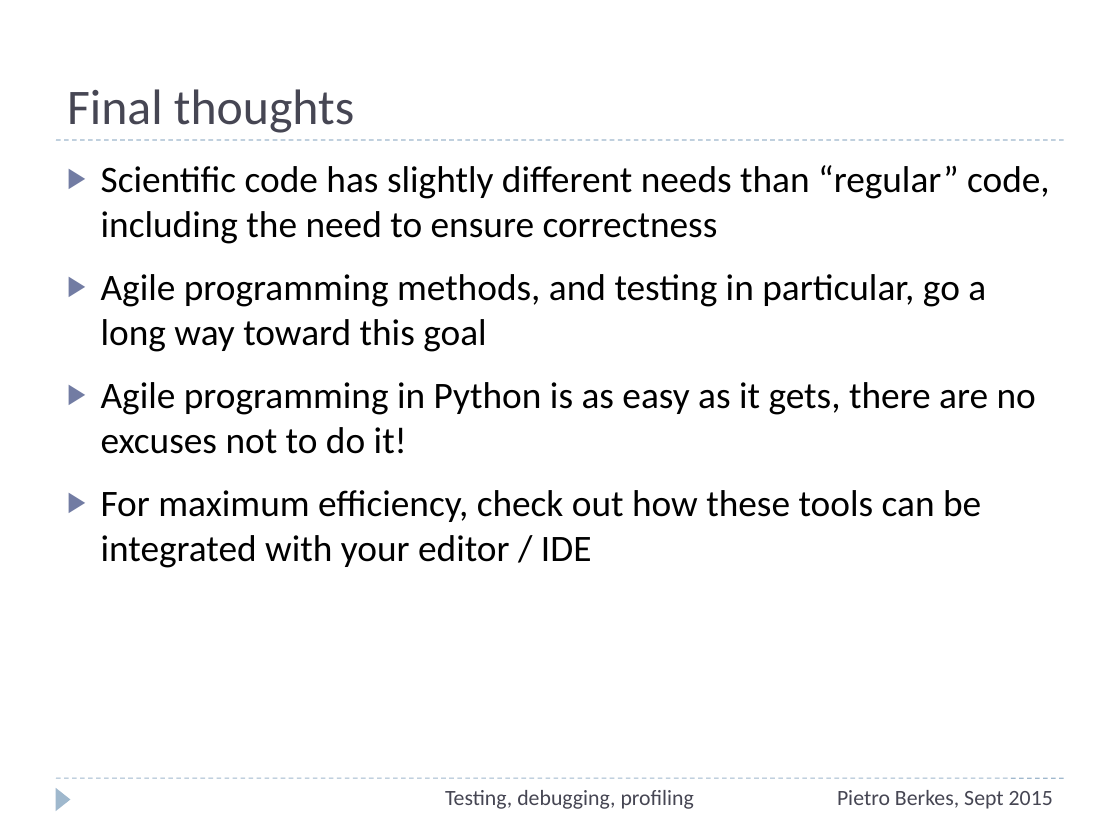
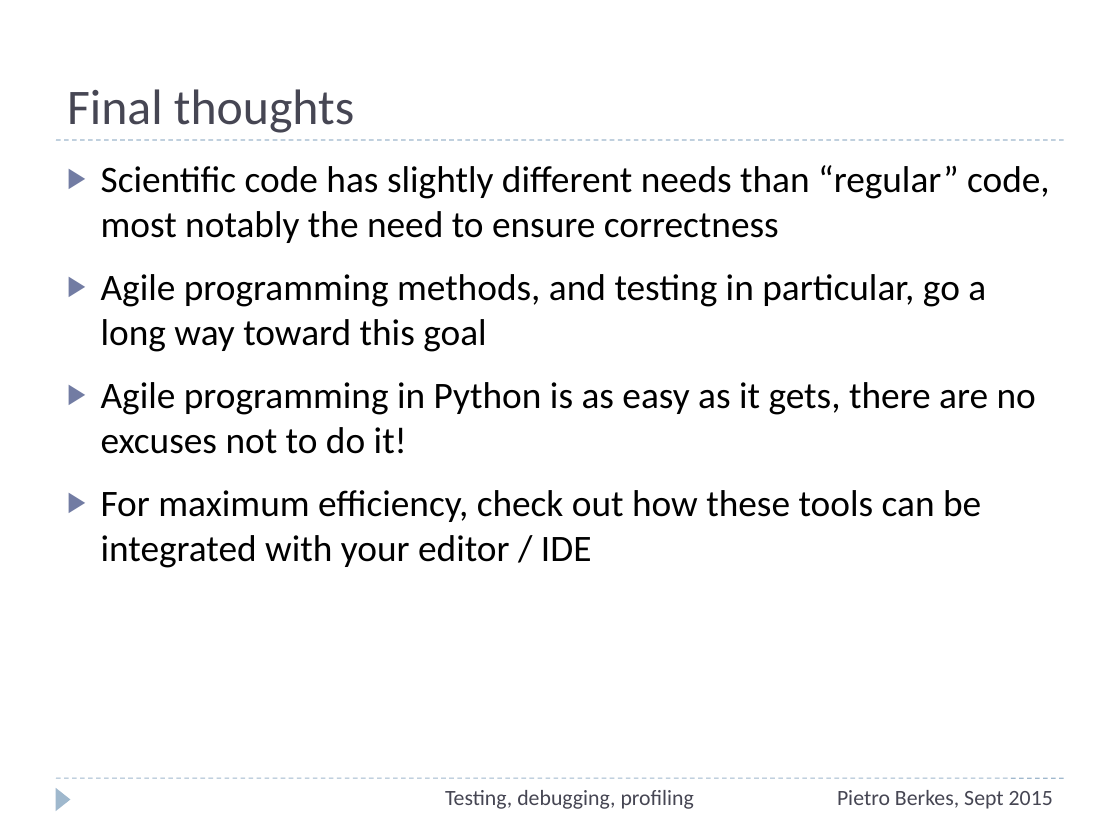
Before and after one commit to ASPP/testing_debugging_profiling, a slide deck: slide 76 of testing-debugging-profiling.pptx. Drawn at 1120x840 pixels with LibreOffice and Linux fonts; fonts in the diff are those of the drawing. Boxes give left, top, right and bottom in pixels: in the first picture for what was removed or moved away, otherwise in the second. Text is boxed around its words. In the diff, an @@ line names an element or a change of style, - is before the commit and + after.

```diff
--- a/testing-debugging-profiling.pptx
+++ b/testing-debugging-profiling.pptx
@@ text at bbox=[101, 165, 1050, 243]: text changed @@
-▶ Scientific code has slightly different needs than “regular” code, including the need to ensure correctness
+▶ Scientific code has slightly different needs than “regular” code, most notably the need to ensure correctness
```
Also in this commit, not shown: 9 other slides changed, 1 slide added, 1 slide removed.
